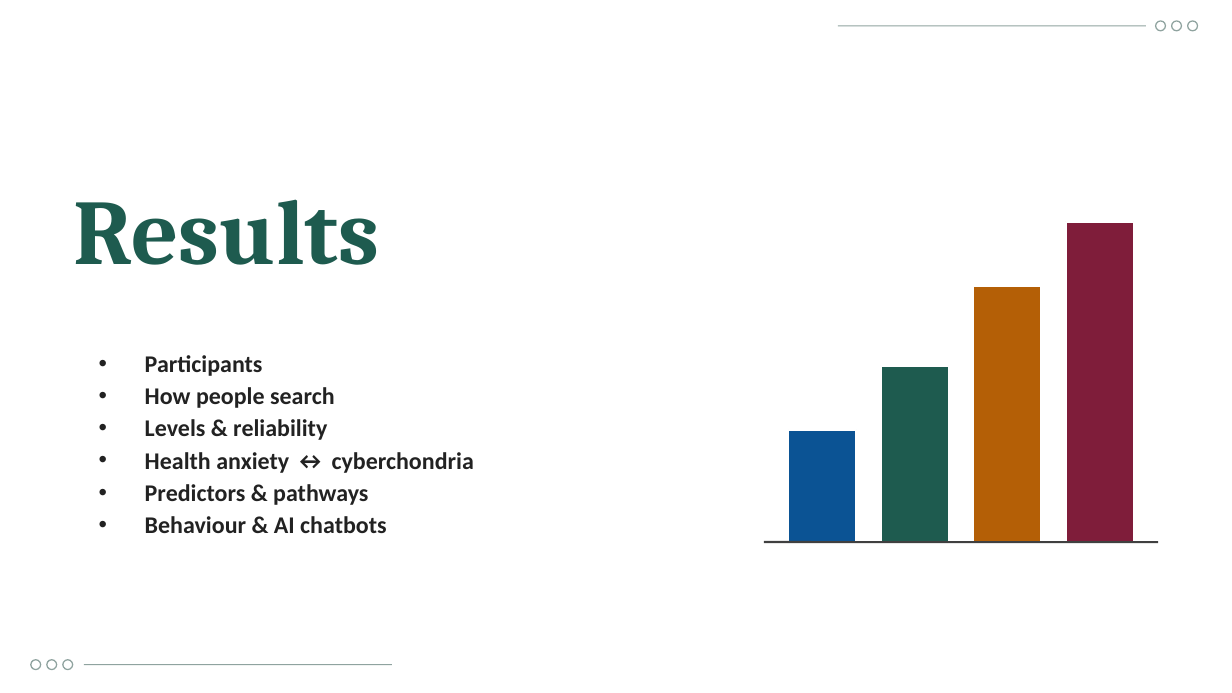
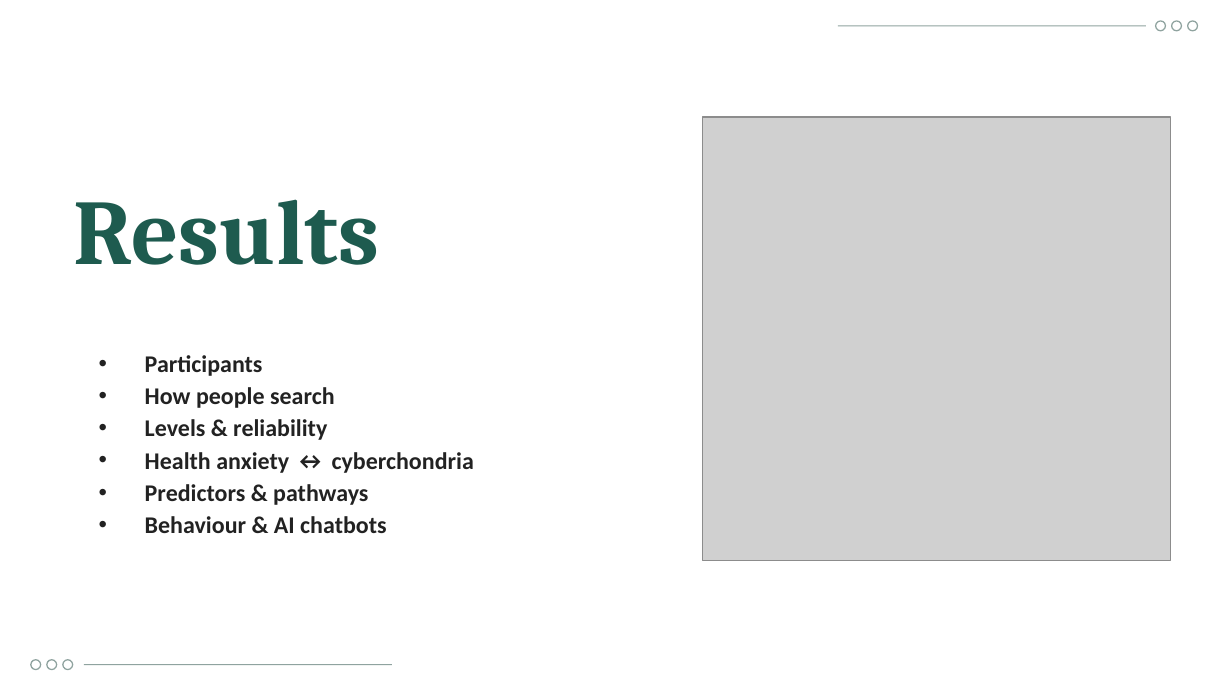
Before and after one commit to Yaseen279/History-Exam, a slide deck: slide 13 of research/output/study/Defence_Presentation_UOBCOM.pptx. Drawn at 1232x693 pixels with LibreOffice and Linux fonts; fonts in the diff are those of the drawing; grey boxes stand for pictures; background and template pictures are left out. Boxes give left, top, right and bottom in pixels: in the first picture for what was removed or moved away, otherwise in the second. Text is boxed around its words. In the diff, an @@ line names an element or a change of style, - is before the commit and + after.

```diff
--- a/research/output/study/Defence_Presentation_UOBCOM.pptx
+++ b/research/output/study/Defence_Presentation_UOBCOM.pptx
@@ rectangle: place and size @@
-rectangle at bbox=[788, 430, 856, 542]
+rectangle at bbox=[695, 110, 1178, 568]
@@ rectangle at bbox=[695, 110, 1178, 568]: fill #0B5394 to #FFFFFF @@
@@ picture added at bbox=[702, 117, 1170, 561] @@
@@ rectangle removed at bbox=[1066, 222, 1133, 542] @@
@@ rectangle removed at bbox=[973, 286, 1041, 542] @@
@@ rectangle removed at bbox=[881, 366, 949, 542] @@
@@ line removed from (764, 542) to (1158, 542) @@
```
Also in this commit, not shown: 8 other slides changed, 1 slide added, 14 other files.
